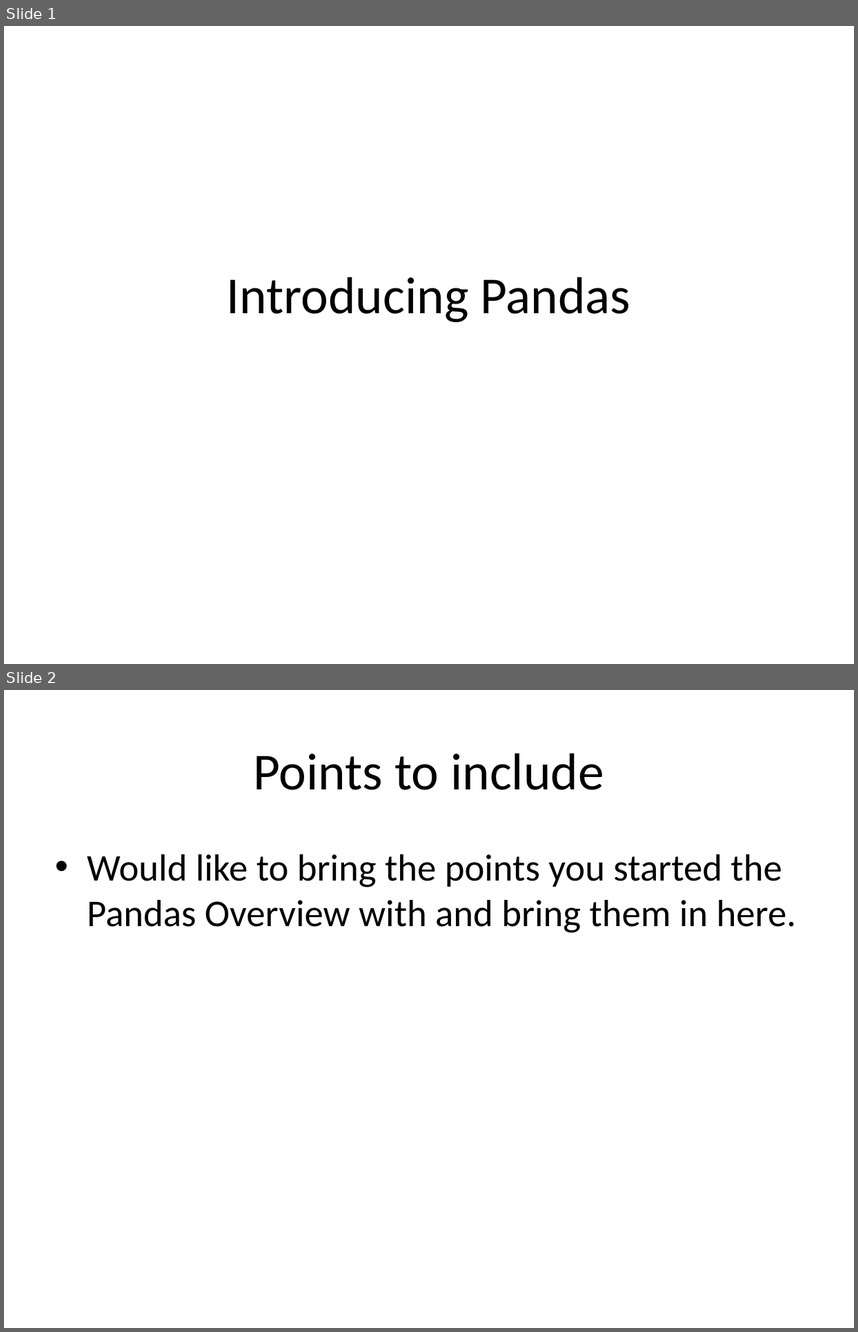
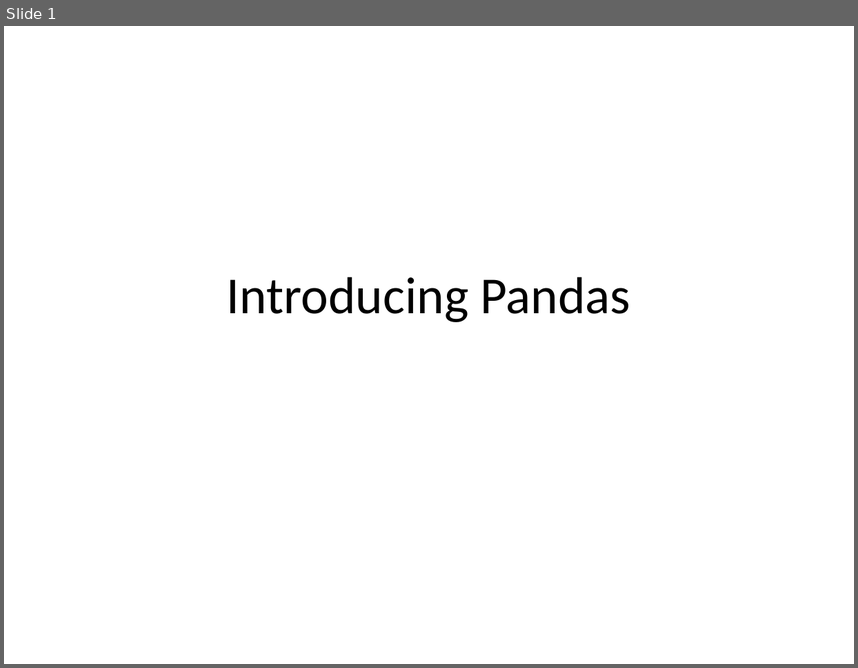
Before and after one commit to zengm71/Course-Overview, a slide deck: week_11/11.1 Introducing Pandas.pptx. Shown one above the other, each under a label of ours: slides 1 and 2 before the commit, slide 1 after it. The pictures are 858x1332 and 858x668 pixels, drawn with LibreOffice and Linux fonts; fonts in the diff are those of the drawing. Boxes give left, top, right and bottom in pixels: in the first picture for what was removed or moved away, otherwise in the second. Text is boxed around its words. In the diff, an @@ line names an element or a change of style, - is before the commit and + after.

Commit message:
added pandas + pyData

```diff
--- a/week_11/11.1 Introducing Pandas.pptx
+++ b/week_11/11.1 Introducing Pandas.pptx
@@ slide 2 removed at box(4, 690, 854, 1328), background #FFFFFF @@
@@ title removed at box(253, 753, 604, 790) @@
-Points to include
@@ text removed at box(87, 854, 796, 933) @@
-• Would like to bring the points you started the Pandas Overview with and bring them in here.
```
Also in this commit, not shown: 2 slides added, 2 other files.
